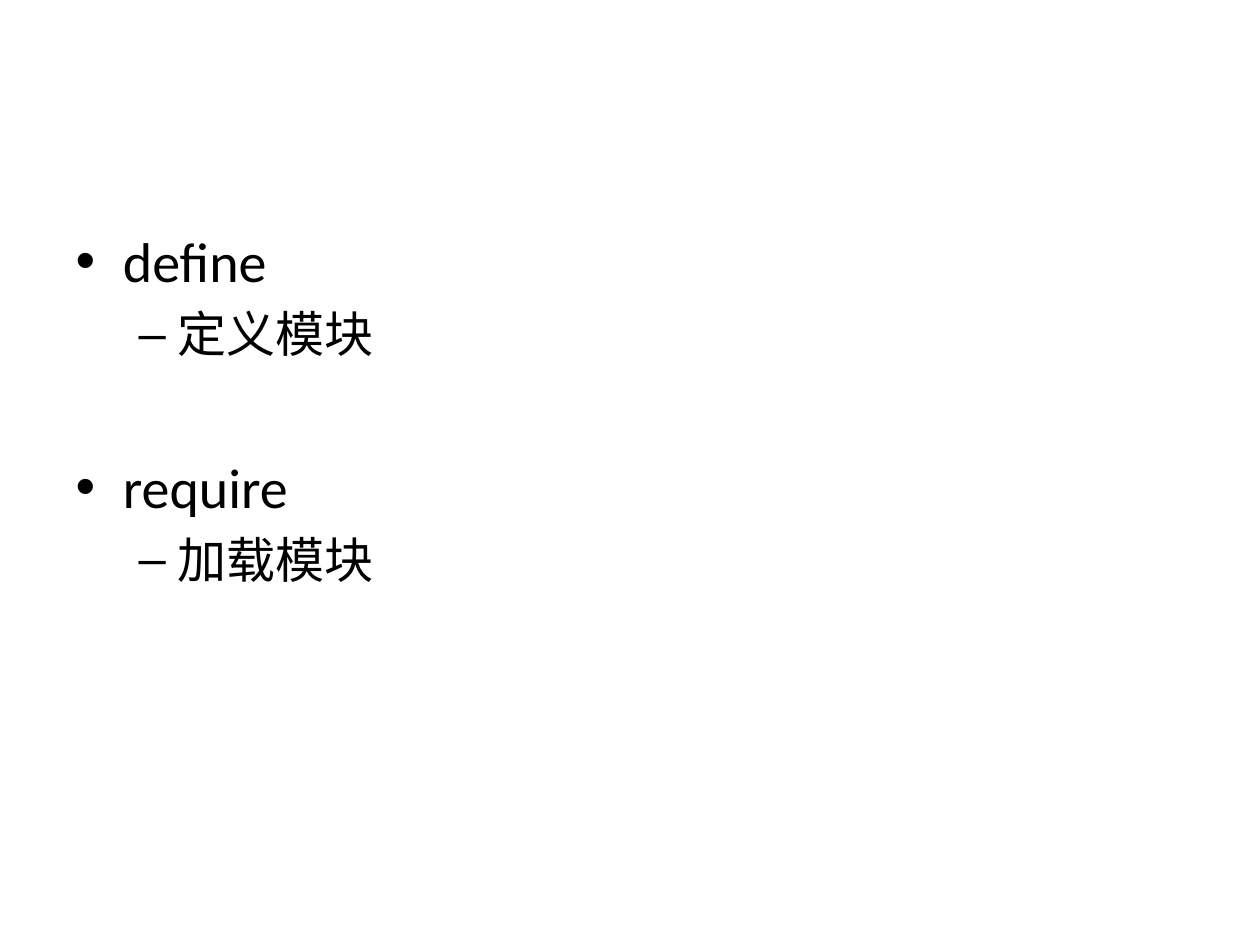
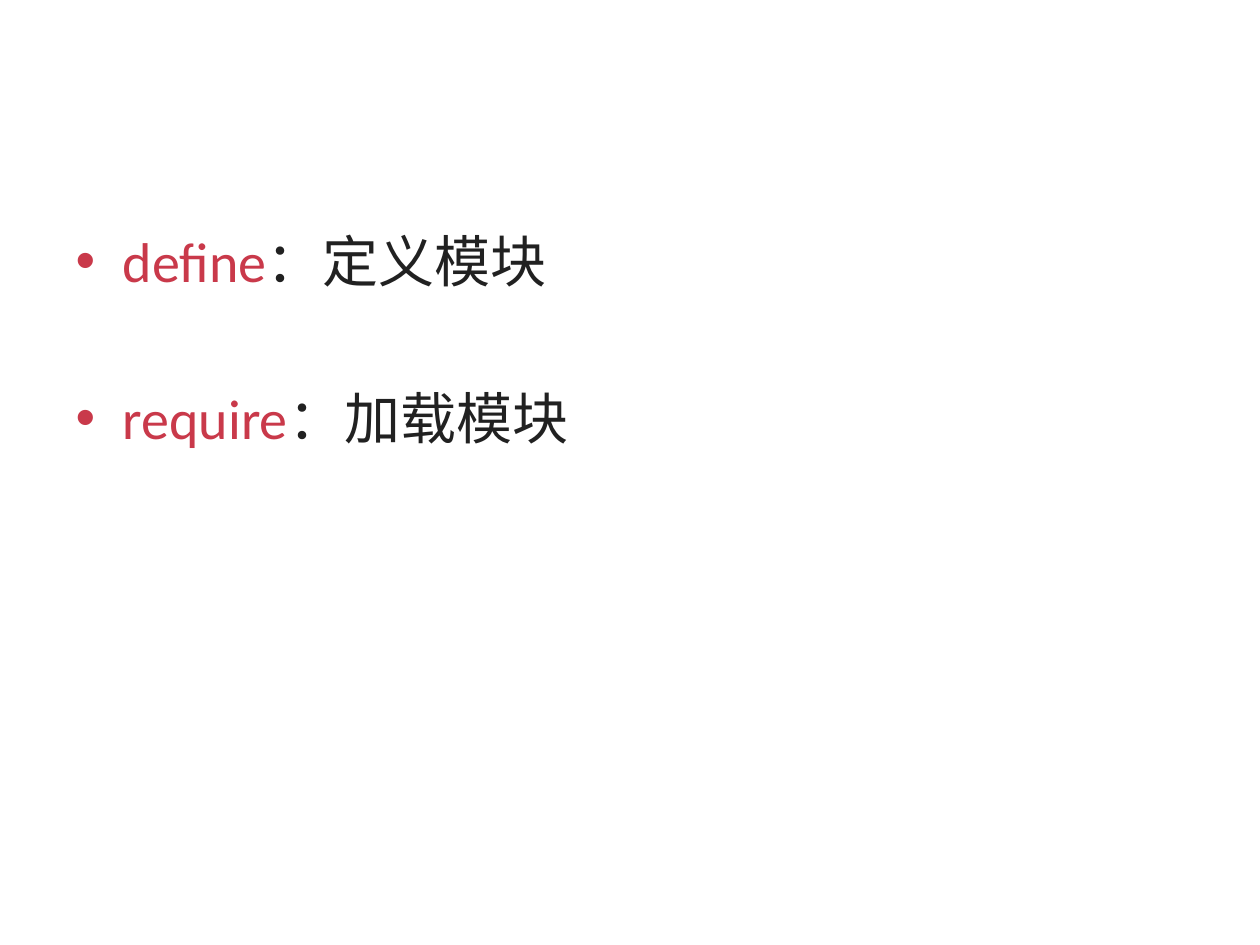
Before and after one commit to silvajs/lecturer, a slide deck: slide 14 of requirejs/doc/requirejs.pptx. Drawn at 1260x945 pixels with LibreOffice and Linux fonts; fonts in the diff are those of the drawing. Boxes give left, top, right and bottom in pixels: in the first picture for what was removed or moved away, otherwise in the second. Text is boxed around its words. In the diff, an @@ line names an element or a change of style, - is before the commit and + after.

```diff
--- a/requirejs/doc/requirejs.pptx
+++ b/requirejs/doc/requirejs.pptx
@@ text at (x1=123, y1=235, x2=568, y2=448): text changed; text colour #000000 to #C9394A @@
-• define
-  – 定义模块
-• require
-  – 加载模块
+• define：定义模块
+• require：加载模块
```
Also in this commit, not shown: 3 other slides changed, 2 slides added, 9 other files.
